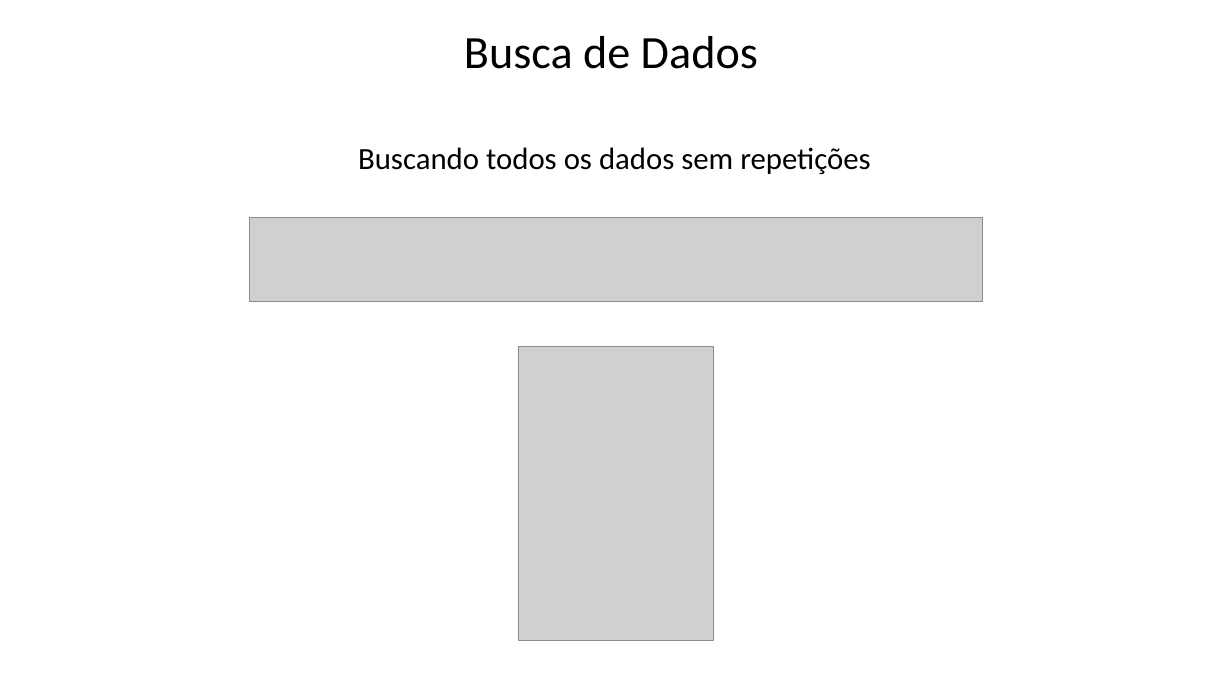
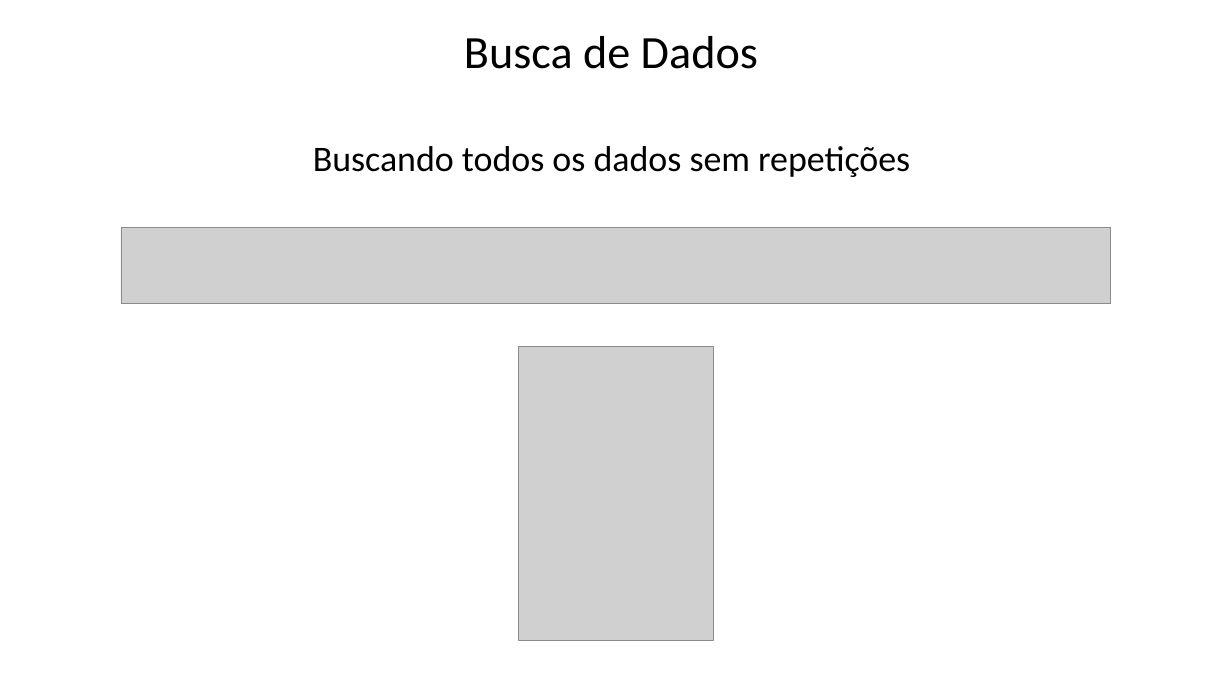
Before and after one commit to Felipe-Tagawa/C07-Monitoria, a slide deck: slide 13 of Aula 3/ComandosBásicos.pptx. Drawn at 1232x693 pixels with LibreOffice and Linux fonts; fonts in the diff are those of the drawing; grey boxes stand for pictures; background and template pictures are left out. Boxes give left, top, right and bottom in pixels: in the first picture for what was removed or moved away, otherwise in the second. Text is boxed around its words. In the diff, an @@ line names an element or a change of style, - is before the commit and + after.

```diff
--- a/Aula 3/ComandosBásicos.pptx
+++ b/Aula 3/ComandosBásicos.pptx
@@ text "Buscando todos os dados sem ...": place and size @@
-text "Buscando todos os dados sem ..." at (358, 147, 871, 174)
+text "Buscando todos os dados sem ..." at (313, 146, 910, 177)
@@ text "Buscando todos os dados sem ..." at (313, 146, 910, 177): size 24 to 28 pt @@
@@ picture: place and size @@
-picture at (250, 218, 982, 301)
+picture at (121, 227, 1111, 303)
```
Also in this commit, not shown: 10 other slides changed, 8 other files.
